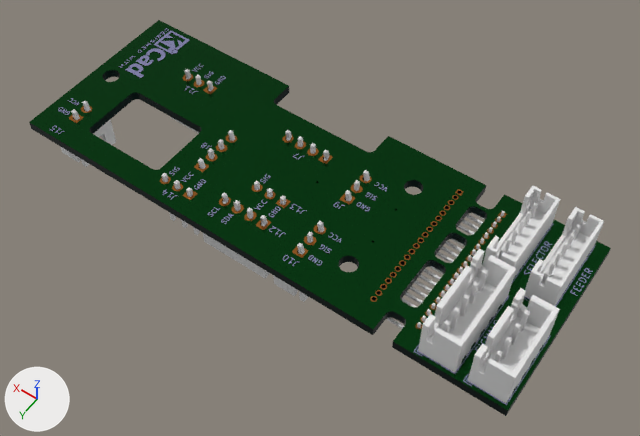
What one commit did to the glTF model models/CONNECTOR.glb.
Rendered twice from a camera (50 mm lens) standing at (-52.1, 72.0, 107.0) and looking at (-1.8, 1.5, -3.7). Lighting does not change. The marker at lower left points along +X, +Y and +Z. Where no turn or scale is listed for an object, it has been applied to the vertices.

The first picture shows 'Compound.002', 'Compound.004', 'Compound.006', 'Compound.008', 'Compound.010', 'Compound.012', 'Compound.014', 'Compound.016', 'Compound.018', 'Compound.020', 'Compound.022', 'Compound.024', 'Compound.026', 'Compound.028', 'Compound.029', 'Face', 'Face.001', 'Face.003', 'Face.004'.
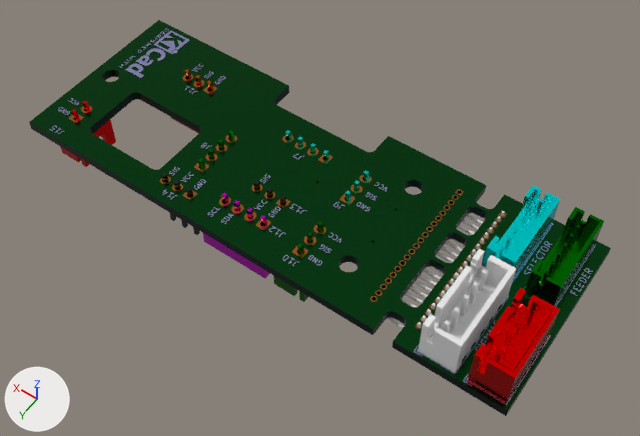
Commit message: Updated SMuFF Connector Board

Location of each change, [x1, y1, x2, y2] in pixels of the pictures (640 x 436 px):
'Face.001', recoloured: [68, 65, 600, 410] in both
'Compound.029', recoloured: [58, 70, 524, 410] in both
'Compound.008', recoloured (grey to red): [468, 288, 560, 403] in both
'Compound.004', recoloured (grey to green): [525, 207, 604, 306] in both
'Compound.002', recoloured (white to cyan): [482, 186, 560, 279] in both
'Face.004', recoloured: [68, 70, 596, 405] in both
'Face', recoloured: [69, 74, 507, 265] in both
'Compound.024', recoloured: [203, 193, 270, 279] in both
'Compound.028', recoloured (grey to red): [60, 101, 116, 167] in both
'Compound.012', recoloured (grey to green): [273, 221, 324, 302] in both
'Compound.026', recoloured: [161, 173, 200, 235] in both
'Compound.014', recoloured (grey to green): [198, 130, 235, 169] in both
'Compound.016', recoloured: [285, 130, 329, 161] in both
'Compound.020', recoloured: [171, 69, 214, 134] in both
'Compound.018', recoloured: [345, 170, 370, 202] in both
'Compound.010', recoloured: [254, 181, 286, 205] in both
'Face.003', recoloured: [70, 116, 309, 297] in both

The change, as a diff of the scene's bpy script:
```diff
--- a/models/CONNECTOR.glb.py
+++ b/models/CONNECTOR.glb.py
@@ mat_mat_0 @@
 mat_mat_0 = principled_material('mat_0')
-mat_mat_0.base_color = (0.0134, 0.0331, 0.0301)  # dark cyan #1f3330
+mat_mat_0.base_color = (0.0, 1.0, 1.0)  # cyan #00ffff
 mat_mat_0.metallic = 1.0
@@ mat_mat_1 @@
 mat_mat_1 = principled_material('mat_1')
-mat_mat_1.base_color = (0.477, 0.171, 0.0331)  # orange #b87333
+mat_mat_1.base_color = (0.0, 0.216, 0.0)  # green #008000
 mat_mat_1.metallic = 1.0
@@ mat_mat_2 @@
 mat_mat_2 = principled_material('mat_2')
-mat_mat_2.base_color = (0.00598, 0.0732, 0.0134)  # dark green #124c1f
+mat_mat_2.base_color = (1.0, 0.0, 0.0)  # red #ff0000
 mat_mat_2.metallic = 1.0
@@ mat_mat_3 @@
 mat_mat_3 = principled_material('mat_3')
-mat_mat_3.base_color = (0.448, 0.448, 0.787)  # blue #b3b3e5
+mat_mat_3.base_color = (0.0513, 0.0513, 0.0513)  # black #404040
 mat_mat_3.metallic = 1.0
@@ me_compound @@
 me_compound.from_pydata(...)  # 340 vertices, 660 faces; spans x -2.8..1.75, y -11.95..1.95, z -3.4..6.0
+me_compound.materials.append(mat_mat_0)  # cyan #00ffff
@@ me_compound_001 @@
 me_compound_001.from_pydata(...)  # 340 vertices, 660 faces; spans x -2.8..1.75, y -11.95..1.95, z -3.4..6.0
+me_compound_001.materials.append(mat_mat_1)  # green #008000
@@ me_compound_003 @@
 me_compound_003.from_pydata(...)  # 480 vertices, 940 faces; spans x -3.4..2.35, y -9.95..2.45, z -3.4..7.0
+me_compound_003.materials.append(mat_mat_2)  # red #ff0000
@@ me_compound_004 @@
 me_compound_004.from_pydata(...)  # 112 vertices, 220 faces; spans x -1.27..6.35, y -1.27..1.27, z -8.54..3.0
+me_compound_004.materials.append(mat_mat_3)  # black #404040
@@ me_compound_005 @@
 me_compound_005.from_pydata(...)  # 452 vertices, 888 faces; spans x -2.35..3.4, y -7.45..2.45, z -7.0..3.4
+me_compound_005.materials.append(mat_mat_1)  # green #008000
@@ me_compound_006 @@
 me_compound_006.from_pydata(...)  # 480 vertices, 940 faces; spans x -2.35..3.4, y -9.95..2.45, z -7.0..3.4
+me_compound_006.materials.append(mat_mat_1)  # green #008000
@@ me_compound_007 @@
 me_compound_007.from_pydata(...)  # 480 vertices, 940 faces; spans x -2.45..9.95, y -2.35..3.4, z -7.0..3.4
+me_compound_007.materials.append(mat_mat_0)  # cyan #00ffff
@@ me_compound_008 @@
 me_compound_008.from_pydata(...)  # 452 vertices, 888 faces; spans x -2.35..3.4, y -7.45..2.45, z -7.0..3.4
+me_compound_008.materials.append(mat_mat_0)  # cyan #00ffff
@@ me_compound_009 @@
 me_compound_009.from_pydata(...)  # 452 vertices, 888 faces; spans x -2.45..7.45, y -2.35..3.4, z -7.0..3.4
+me_compound_009.materials.append(mat_mat_4)  # orange #d36118
@@ me_compound_011 @@
 me_compound_011.from_pydata(...)  # 480 vertices, 940 faces; spans x -2.45..9.95, y -2.35..3.4, z -7.0..3.4
+me_compound_011.materials.append(mat_mat_5)  # pink #ff00ff
@@ me_compound_012 @@
 me_compound_012.from_pydata(...)  # 112 vertices, 220 faces; spans x -1.27..6.35, y -1.27..1.27, z -8.54..3.0
+me_compound_012.materials.append(mat_mat_3)  # black #404040
@@ me_compound_013 @@
 me_compound_013.from_pydata(...)  # 416 vertices, 820 faces; spans x -2.35..3.4, y -4.95..2.45, z -7.0..3.4
+me_compound_013.materials.append(mat_mat_2)  # red #ff0000
@@ me_compound_014 @@
 me_compound_014.from_pydata(...)  # 3552 vertices, 7398 faces; spans x -42.1..47.2, y -16.0..16.0, z -0.8..0.8
-me_compound_014.materials.append(mat_mat_0)  # dark cyan #1f3330
+me_compound_014.materials.append(mat_mat_6)  # dark cyan #1f3330
@@ me_face @@
 me_face.from_pydata(...)  # 4141 vertices, 4175 faces; spans x -39.0..42.5, y -15.3..13.7, z 0.8
-me_face.materials.append(mat_mat_1)  # orange #b87333
+me_face.materials.append(mat_mat_7)  # orange #b87333
@@ me_face_001 @@
 me_face_001.from_pydata(...)  # 2851 vertices, 2995 faces; spans x -42.1..47.2, y -16.0..16.0, z 0.8
-me_face_001.materials.append(mat_mat_2)  # dark green #124d1f
+me_face_001.materials.append(mat_mat_8)  # dark green #124c1f
@@ me_face_004 @@
 me_face_004.from_pydata(...)  # 10915 vertices, 10387 faces; spans x -41.7..45.5, y -15.2..15.7, z 0.9
-me_face_004.materials.append(mat_mat_3)  # blue #b2b2e5
+me_face_004.materials.append(mat_mat_9)  # blue #b3b3e5
```
